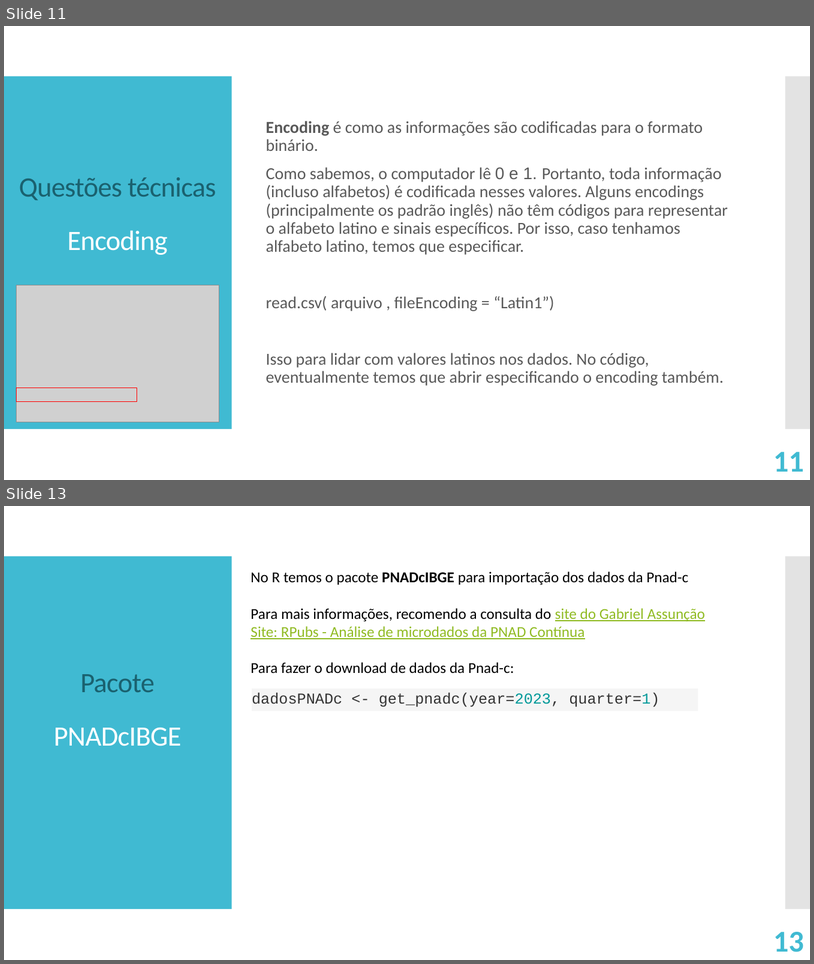
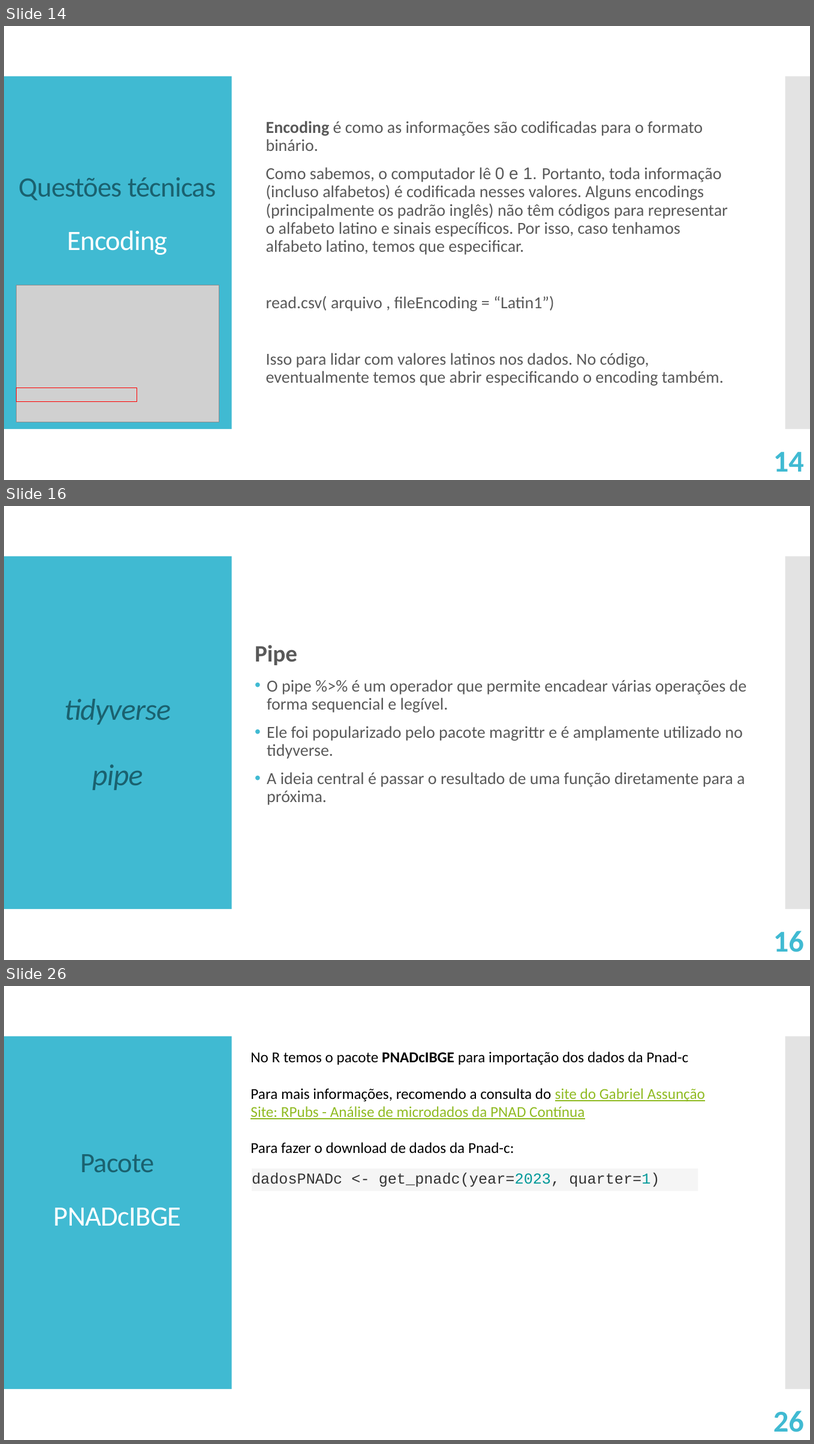
Before and after one commit to victorgalcantara/R-Intro, a slide deck: A03 - Mão na massa/A03 - Import and Tidy Data.pptx. Shown one above the other, each under a label of ours: slides 11 and 13 before the commit, slides 14, 16 and 26 after it; the slides between them are not shown. The pictures are 814x964 and 814x1444 pixels, drawn with LibreOffice and Linux fonts; fonts in the diff are those of the drawing; grey boxes stand for pictures. Boxes give left, top, right and bottom in pixels: in the first picture for what was removed or moved away, otherwise in the second. Text is boxed around its words. In the diff, an @@ line names an element or a change of style, - is before the commit and + after.

```diff
--- a/A03 - Mão na massa/A03 - Import and Tidy Data.pptx
+++ b/A03 - Mão na massa/A03 - Import and Tidy Data.pptx
@@ slide 16 added at (4, 506, 810, 960), background #FFFFFF; not listed: 2 template elements that a slide beside it also shows @@
@@ text added at (255, 645, 747, 805), 20 pt, text #595959 @@
+Pipe
+• O pipe %>% é um operador que permite encadear várias operações de forma sequencial e legível.
+• Ele foi popularizado pelo pacote magrittr e é amplamente utilizado no tidyverse.
+• A ideia central é passar o resultado de uma função diretamente para a próxima.
@@ text added at (64, 699, 171, 790), 36 pt, text #1A616F, italic @@
+tidyverse
+pipe
@@ page number added at (774, 930, 804, 952), 36 pt, text #40BAD2, bold @@
+16
@@ what was slide 11 is now slide 14 @@
@@ page number at (774, 451, 804, 471): text changed @@
-11
+14
@@ what was slide 13 is now slide 26 @@
@@ page number at (774, 1410, 804, 1432): text changed @@
-13
+26
```
Also in this commit, not shown: 1 slide changed, 18 other slides added, 1 slide removed, 6 other files.
